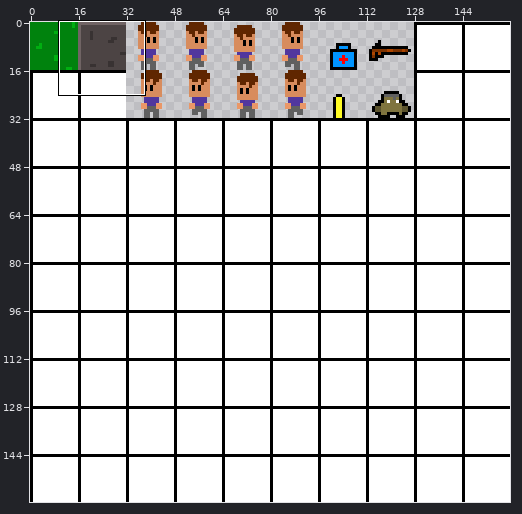
A sprite sheet gets an edit: bin/spritesheet.png. Above: a wide view before the commit, with the close-up outlined.
Close-up. Before the commit:
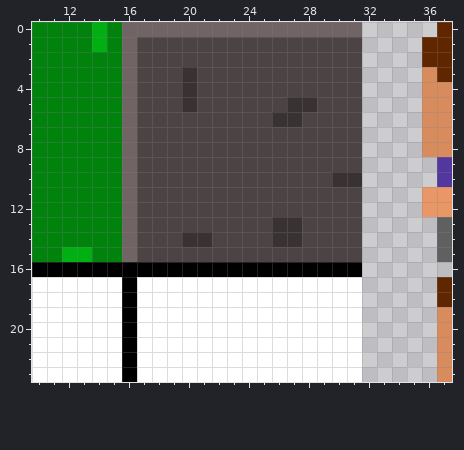
The file is 160x160 pixels. Colours within 5 levels of each other are drawn and written as one. Shown: x 10..37, y 0..23.
After:
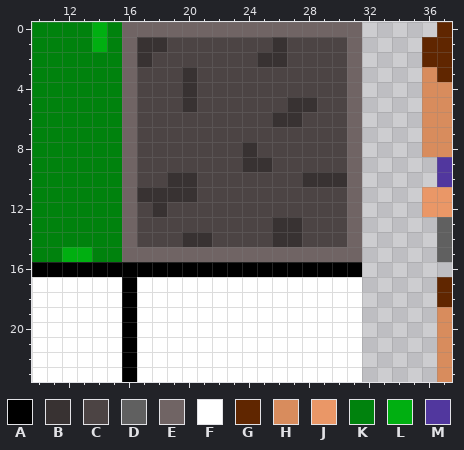
Palette (. is transparent): A #000000  B #383232  C #4c4444  D #606060  E #706464  F #ffffff  G #602600  H #d88c5d  J #ea9767  K #00820d  L #00af11  M #51379e
Difference:
y 1: x 17..18 CC -> BB; x 26 C -> B; x 31 C -> E
y 2: x 17 C -> B; x 25..26 CC -> BB; x 31 C -> E
y 3..7: x 31 C -> E
y 8: x 24 C -> B; x 31 C -> E
y 9: x 24..25 CC -> BB; x 31 C -> E
y 10: x 19..20 CC -> BB; x 28..29 CC -> BB; x 31 B -> E
y 11: x 17..20 CCCC -> BBBB; x 31 C -> E
y 12: x 18 C -> B; x 31 C -> E
y 13..14: x 31 C -> E
y 15: x 17..31 CCCCCCCCCCCCCCC -> EEEEEEEEEEEEEEE
